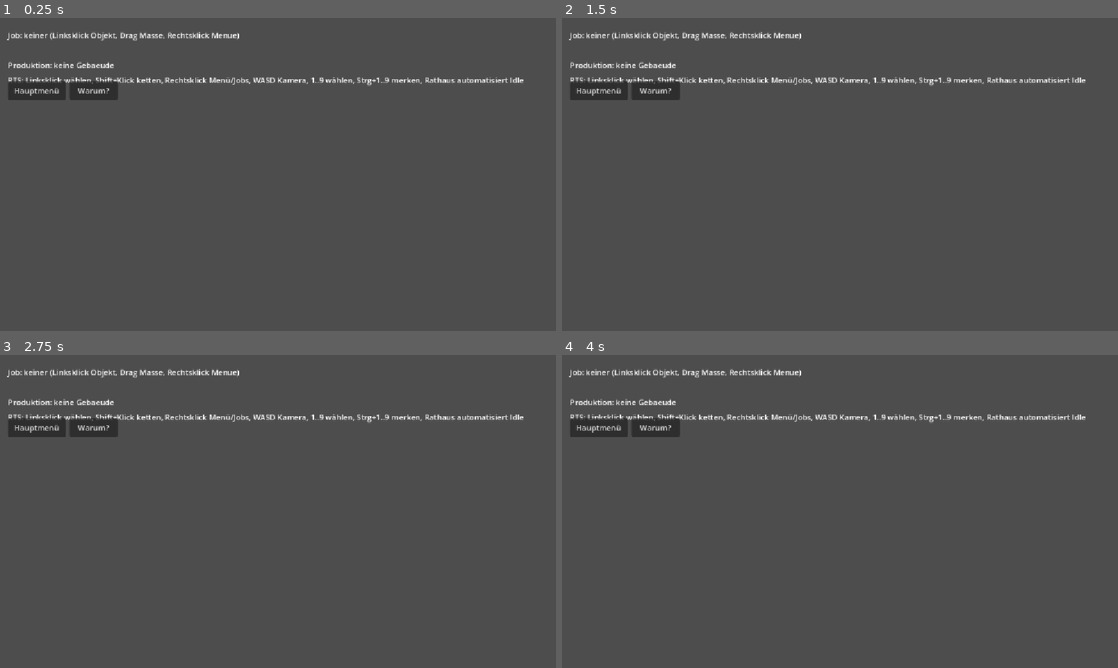
Above: before the commit, frames 1-4 (two rows, left to right).
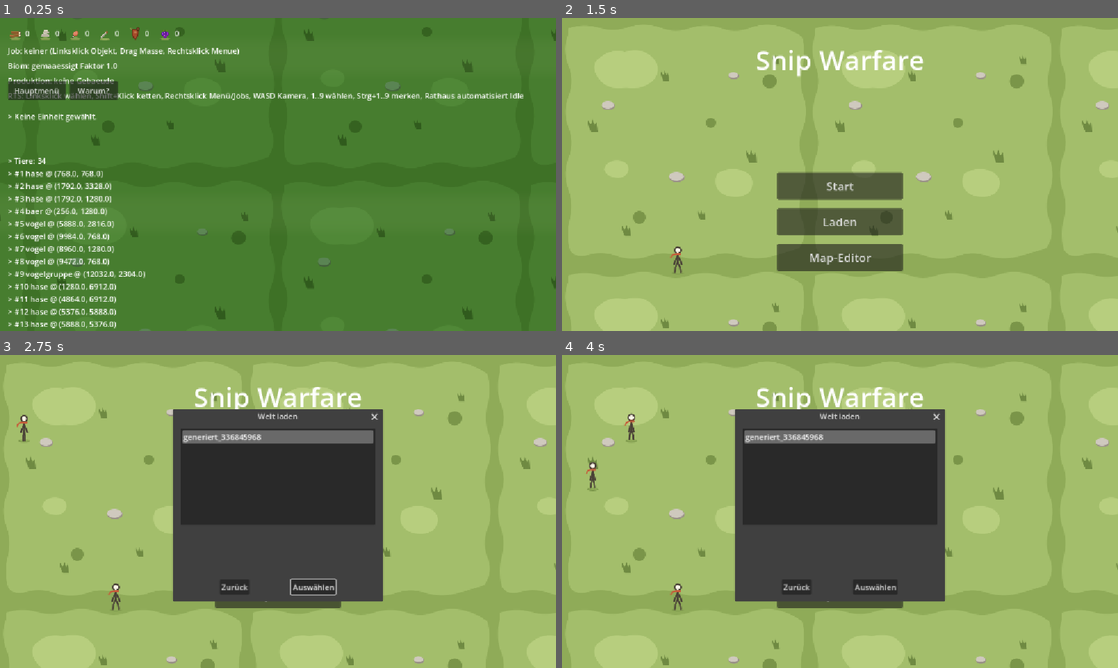
Above: after the commit, the same moments.

Repository: vannon091118/snip-warfare
Game: Godot game, scene res://world/scenes/welt.tscn
Same seed, same stepped clock (60 frames per second), same inputs: the game is played once before the commit and once after it. This scene is started directly instead of the project's main scene.
Inputs (mouse positions are in pixels of both pictures, inside the frame that each line leads up to):
- Up to frame 1 (0.25 s): no input
- Up to frame 2 (1.5 s): click "Hauptmenü" at 0.5 s; tap Enter at 1.25 s; move the mouse to (962, 158) at 1.27 s; hold Right (ui_right) from 1.28 s (still down); tap M at 1.35 s; click (962, 158) at 1.42 s
- Up to frame 3 (2.75 s): tap Space at 1.52 s; release Right (ui_right) at 2 s; click (278, 558) at 2 s, where only the run after the commit has a clickable "Laden"
- Up to frame 4 (4 s): click (840, 596) at 2.75 s, where only the run after the commit has a clickable "Map-Editor"; click (840, 524) at 3.5 s, where only the run after the commit has a clickable "Start"

The runs differ from the first frame. In frame 1, 99% of the frame differs, in the area x 0-100%, y 0-100%; in frame 2, 96%; in frame 3, 88%; in frame 4, 88%.
Error before the commit: Parse Error: Identifier "_auf_schlag_ort" not declared in the current scope. (res://game/logic/kategorie_einheit/einheit_manager.gd:59)

Commit message:
1. Du hast verlangt, dass Ereignisse des autonomen Verhaltens und der Ernteschläge über den Signalbus sauber an Zeugen und Atmosphäreneffekte vermittelt werden, ohne dass Domänen fremde Zustände direkt manipulieren. 2. Der Signalbus in kern_signal_bus.gd stellt das Signal für Kannibalismus-Ereignisse am Tatort bereit, während feedback_manager.gd und gebaeude_manager.gd als saubere Beobachter verdrahtet bleiben. 3. Die Erntemaschine in einheit_ernte_maschine.gd meldet bei jedem Arbeitsschritt den Schlagort für Staub sowie den Objektindex für die Bestandssenkung, während einheit_manager.gd diese Signale über funktionale Empfänger entkoppelt weiterreicht. 4. Die Atmosphären-Klassen in welt_atmosphaere_verdrahtung.gd, welt_sonnen_effekt.gd und welt_sway_material.gd binden die visuellen Wind- und Lichteffekte ohne feste Kopplung an die Weltuhr, während ui/scenes/hauptmenue.tscn die Menüführung harmonisiert. 5. Der umfassende Laufzeittest in tools/lauf_pruefung_welt.gd validiert alle Interaktionsketten, Signalflüsse und Verhaltensstufen im Headless-Modus. 6. Was noch getan werden muss, ist die Konzeption und Realisierung der World-Map-Szene für die Startbereichswahl im nächsten Schritt.

Diff:
--- a/core/logic/events/kern_signal_bus.gd
+++ b/core/logic/events/kern_signal_bus.gd
@@ -10,6 +10,11 @@
 signal schaden_erhalten(position: Vector2, schaden: int, art: String)
 @warning_ignore("unused_signal")
 signal gestorben(position: Vector2, typ: String, war_einheit: bool)
+# Autonomes Verhalten: Jede Kannibalismus-Tat wird am Tatort gemeldet,
+# damit Zeugen im Umkreis wahrnehmen und lernen können. Der Bus ist die
+# einzige Brücke zwischen Täter und Zeugen, kein direkter Ruf.
+@warning_ignore("unused_signal")
+signal kannibalismus_erreignis(tatort: Vector2)
 # Menü-Gegenprüfung: Ein geöffnetes Menü meldet sich; die
 # Modifikator-Maschinen aktualisieren daraufhin ihre Faktoren.
 @warning_ignore("unused_signal")
@@ -41,6 +46,9 @@
 func _emit_gestorben(position: Vector2, typ: String, war_einheit: bool) -> void:
 	gestorben.emit(position, typ, war_einheit)
 
+func _emit_kannibalismus(tatort: Vector2) -> void:
+	kannibalismus_erreignis.emit(tatort)
+
 func _emit_menue_geoeffnet() -> void:
 	menue_geoeffnet.emit()
 
--- a/game/logic/kategorie_einheit/einheit_ernte_maschine.gd
+++ b/game/logic/kategorie_einheit/einheit_ernte_maschine.gd
@@ -12,6 +12,9 @@
 ## Darstellungs-Anschluss: Der Ort des Schlages wird gemeldet, damit die
 ## Atmosphaeren-Domaene dort Staub zeigt. Rein optisch, keine Spiellogik.
 signal schlag_ort_gemeldet(welt_position: Vector2)
+## Zustands-Anschluss: Der Objekt-Index jedes Objekt-Schlages wird gemeldet,
+## damit die Progressions-Domäne den echten Bestand am Modell senkt.
+signal schlag_objekt_gemeldet(ziel_index: int)
 
 ## Kategorie daten: die Quellen der Ernte.
 var _ressourcen: Einheit_Ressourcen = null
@@ -49,6 +52,7 @@
 		Job_Basis.ZielTyp.OBJEKT:
 			_ressourcen.ernte_position_setzen(_objekt_position(status.aktuelles_ziel_index))
 			schlag_ort_gemeldet.emit(_objekt_position(status.aktuelles_ziel_index))
+			schlag_objekt_gemeldet.emit(status.aktuelles_ziel_index)
 			# Bäume und Steine liefern ihre Ernte ins nächste lokale Lager.
 			_ressourcen.hinzufuegen(ressource, menge)
 		Job_Basis.ZielTyp.TIER:
@@ -84,6 +88,11 @@
 	if vital.hp <= 0:
 		status.job_abbrechen()
 		beute_erlegt.emit(status)
+		# Die Tat wird sichtbar: Der Bus trägt den Tatort an alle Zeugen,
+		# die Wahrnehmung und Lernen gehört dem Manager der Zeugen.
+		var bus := Kern_SignalBus.bus()
+		if bus != null:
+			bus._emit_kannibalismus(manager.einheit_position(opfer))
 
 func _manager_des_opfers() -> Einheit_Manager:
 	return _manager
--- a/game/logic/kategorie_einheit/einheit_manager.gd
+++ b/game/logic/kategorie_einheit/einheit_manager.gd
@@ -27,6 +27,7 @@
 var _fortschritt: Welt_FortschrittsMaschine = null
 var _einwanderer_takt: int = 0
 var _schlag_ort_empfaenger: Callable = Callable()
+var _schlag_empfaenger: Callable = Callable()
 
 func _enter_tree() -> void:
 	# Die Weltuhr wird zur Laufzeit aufgelöst statt über den Autoload-Namen,
@@ -57,6 +58,7 @@
 	# Rein optisch: Jeder Ernteschlag meldet seinen Ort, die Atmosphaeren-
 	# Domaene zeigt dort Staub. Der Manager reicht nur durch.
 	_ernte.schlag_ort_gemeldet.connect(_auf_schlag_ort)
+	_ernte.schlag_objekt_gemeldet.connect(_auf_schlag_objekt)
 	_versorgung = Einheit_Versorgung.new()
 	_versorgung.einrichten(ressourcen)
 	# Verbrauchs-Vorgabe aus dem Datenpool: Der Wert aus needs.json gilt, bis
@@ -145,6 +147,24 @@
 		if tier_pos != Vector2.INF and tier_pos.distance_to(eigene) <= 160.0:
 			return true
 	return false
+
+func schlag_ort_empfaenger_setzen(empfaenger: Callable) -> void:
+	# Die Welt-Szene reicht die Atmosphaeren-Spitze herein; der Manager
+	# kennt die Domäne nicht, nur den Aufruf staub_zeigen(position).
+	_schlag_ort_empfaenger = empfaenger
+
+func schlag_empfaenger_setzen(empfaenger: Callable) -> void:
+	# Die Progressions-Domäne meldet sich als Empfänger für jeden echten
+	# Arbeitsschlag; der Manager kennt nur den Aufruf schlag(index).
+	_schlag_empfaenger = empfaenger
+
+func _auf_schlag_ort(welt_position: Vector2) -> void:
+	if _schlag_ort_empfaenger.is_valid():
+		_schlag_ort_empfaenger.call(welt_position)
+
+func _auf_schlag_objekt(ziel_index: int) -> void:
+	if _schlag_empfaenger.is_valid():
+		_schlag_empfaenger.call(ziel_index)
 
 func tageszyklus_setzen(zyklus: Welt_TageszyklusMaschine) -> void:
 	_tageszyklus = zyklus
--- a/tools/lauf_pruefung_welt.gd
+++ b/tools/lauf_pruefung_welt.gd
@@ -884,6 +884,29 @@
 		fehler += 1
 	else:
 		print("OK: Einstiegs-Kette laeuft (Lagerfeuer gesetzt, Haus freigeschaltet und gebaut, Einwanderung %d je Tag)" % prog_rate)
+	# Atmosphaeren-Domaene: Wind folgt deterministisch der Tick-Nummer und
+	# dem Pool, derselbe Tick liefert dieselbe Staerke; der Katalog-Eintrag
+	# Baum traegt wind_sway als Datenentscheidung fuer das Renderer-Material.
+	var atmosphaere_konfig := Welt_AtmosphaereKonfig.new()
+	atmosphaere_konfig.laden()
+	var atmosphaere_wind := Welt_WindRechner.new()
+	atmosphaere_wind.einrichten(atmosphaere_konfig)
+	var wind_erster := atmosphaere_wind.staerke_an(1000)
+	var wind_wiederholung := atmosphaere_wind.staerke_an(1000)
+	var wind_anderer_tick := atmosphaere_wind.staerke_an(4000)
+	var wind_minimum := atmosphaere_konfig.wind_wert("mindest_staerke", 0.15)
+	var wind_maximum := atmosphaere_konfig.wind_wert("mindest_staerke", 0.15) + atmosphaere_konfig.wind_wert("staerke_spanne", 0.45)
+	var katalog_baum := Welt_Registry.new().finde_objekt("baum")
+	var baum_sway := katalog_baum != null and bool(katalog_baum.schluessel_daten.get("wind_sway", false))
+	if absf(wind_erster - wind_wiederholung) > 0.0001 or wind_erster < wind_minimum - 0.0001 or wind_erster > wind_maximum + 0.0001 or wind_anderer_tick < wind_minimum - 0.0001:
+		print("FEHLER: Wind nicht deterministisch oder ausserhalb des Pools (erster %f, wiederholung %f, anderer %f, grenzen %f..%f)" % [
+			wind_erster, wind_wiederholung, wind_anderer_tick, wind_minimum, wind_maximum])
+		fehler += 1
+	elif not baum_sway:
+		print("FEHLER: Katalog-Eintrag Baum traegt kein wind_sway-Feld fuer das Renderer-Material")
+		fehler += 1
+	else:
+		print("OK: Wind folgt deterministisch der Tick-Nummer im Pool-Rahmen (%.2f bei Tick 1000) und der Baum traegt wind_sway als Daten" % wind_erster)
 	# 31) Eskalationsketten der Sprechblasen: Der Hunger steigt aus den
 	#     Need-Raten, und die Blase springt ueber die Datenschwellen von der
 	#     Bitte ueber die Jagd bis zum Kannibalismus. Grund und Wirkung kommen
--- a/ui/scenes/hauptmenue.tscn
+++ b/ui/scenes/hauptmenue.tscn
@@ -1,38 +1,11 @@
-[gd_scene load_steps=6 format=3 uid="uid://c2hauptmenu01"]
+[gd_scene format=3 uid="uid://c2hauptmenu01"]
 
-[ext_resource type="Script" path="res://ui/scenes/hauptmenue.gd" id="1_menue"]
-[ext_resource type="Script" path="res://ui/logic/kategorie_ui/ui_welt_auswahl_dialog.gd" id="2_dialog"]
-[ext_resource type="Texture2D" path="res://world/assets/terrain/boden_kachel.svg" id="3_boden"]
-[ext_resource type="Texture2D" path="res://world/assets/ui/strichmaennchen_stehend.svg" id="4_laeufer"]
+[ext_resource type="Script" uid="uid://cv358i8q84oua" path="res://ui/scenes/hauptmenue.gd" id="1_menue"]
+[ext_resource type="Script" uid="uid://6hvu5rey4axr" path="res://ui/logic/kategorie_ui/ui_welt_auswahl_dialog.gd" id="2_dialog"]
+[ext_resource type="Texture2D" uid="uid://cbke38tnv41jq" path="res://world/assets/terrain/boden_kachel.svg" id="3_boden"]
+[ext_resource type="Texture2D" uid="uid://cur2ve5b7p0kc" path="res://world/assets/ui/strichmaennchen_stehend.svg" id="4_laeufer"]
 
-[sub_resource type="StyleBoxFlat" id="StyleBoxKnopf"]
-bg_color = Color(0.964706, 0.945098, 0.894118, 1)
-border_width_left = 3
-border_width_top = 3
-border_width_right = 3
-border_width_bottom = 6
-border_color = Color(0.290196, 0.258824, 0.215686, 1)
-corner_radius_top_left = 10
-corner_radius_top_right = 10
-corner_radius_bottom_right = 10
-corner_radius_bottom_left = 10
-shadow_color = Color(0.290196, 0.258824, 0.215686, 0.35)
-shadow_size = 6
-shadow_offset = Vector2(3, 4)
-
-[sub_resource type="StyleBoxFlat" id="StyleBoxKnopfDruck"]
-bg_color = Color(0.913725, 0.890196, 0.835294, 1)
-border_width_left = 3
-border_width_top = 3
-border_width_right = 3
-border_width_bottom = 3
-border_color = Color(0.290196, 0.258824, 0.215686, 1)
-corner_radius_top_left = 10
-corner_radius_top_right = 10
-corner_radius_bottom_right = 10
-corner_radius_bottom_left = 10
-
-[node name="Hauptmenue" type="Control"]
+[node name="Hauptmenue" type="Control" unique_id=609696146]
 layout_mode = 3
 anchors_preset = 15
 anchor_right = 1.0
@@ -41,17 +14,17 @@
 grow_vertical = 2
 script = ExtResource("1_menue")
 
-[node name="Hintergrund" type="TextureRect" parent="."]
+[node name="Hintergrund" type="TextureRect" parent="." unique_id=804293609]
 layout_mode = 1
 anchors_preset = 15
 anchor_right = 1.0
 anchor_bottom = 1.0
 grow_horizontal = 2
 grow_vertical = 2
+texture = ExtResource("3_boden")
 stretch_mode = 1
-texture = ExtResource("3_boden")
 
-[node name="Titel" type="Label" parent="."]
+[node name="Titel" type="Label" parent="." unique_id=2127123173]
 layout_mode = 1
 anchors_preset = 10
 anchor_right = 1.0
@@ -62,14 +35,14 @@
 text = "Snip Warfare"
 horizontal_alignment = 1
 
-[node name="LaeuferEbene" type="Node2D" parent="."]
+[node name="LaeuferEbene" type="Node2D" parent="." unique_id=94291766]
 unique_name_in_owner = true
 
-[node name="Maskottchen" type="Sprite2D" parent="LaeuferEbene"]
+[node name="Maskottchen" type="Sprite2D" parent="LaeuferEbene" unique_id=138348575]
 position = Vector2(240, 500)
 texture = ExtResource("4_laeufer")
 
-[node name="KnopfLeiste" type="VBoxContainer" parent="."]
+[node name="KnopfLeiste" type="VBoxContainer" parent="." unique_id=1015475547]
 layout_mode = 1
 anchors_preset = 5
 anchor_left = 0.5
@@ -81,40 +54,41 @@
 grow_horizontal = 2
 theme_override_constants/separation = 18
 
-[node name="StartKnopf" type="Button" parent="KnopfLeiste"]
+[node name="StartKnopf" type="Button" parent="KnopfLeiste" unique_id=1874821810]
 unique_name_in_owner = true
 custom_minimum_size = Vector2(260, 56)
 layout_mode = 2
+focus_mode = 0
 theme_override_font_sizes/font_size = 24
 text = "Start"
-focus_mode = 0
 
-[node name="LadenKnopf" type="Button" parent="KnopfLeiste"]
+[node name="LadenKnopf" type="Button" parent="KnopfLeiste" unique_id=445630137]
 unique_name_in_owner = true
 custom_minimum_size = Vector2(260, 56)
 layout_mode = 2
+focus_mode = 0
 theme_override_font_sizes/font_size = 24
 text = "Laden"
-focus_mode = 0
 
-[node name="EditorKnopf" type="Button" parent="KnopfLeiste"]
+[node name="EditorKnopf" type="Button" parent="KnopfLeiste" unique_id=644469009]
 unique_name_in_owner = true
 custom_minimum_size = Vector2(260, 56)
 layout_mode = 2
+focus_mode = 0
 theme_override_font_sizes/font_size = 24
 text = "Map-Editor"
-focus_mode = 0
 
-[node name="DialogLaden" type="ConfirmationDialog" parent="."]
+[node name="DialogLaden" type="ConfirmationDialog" parent="." unique_id=838648858]
 unique_name_in_owner = true
+oversampling_override = 1.0
 title = "Welt laden"
+position = Vector2i(0, 36)
 size = Vector2i(420, 360)
 script = ExtResource("2_dialog")
 
-[node name="DialogEditor" type="ConfirmationDialog" parent="."]
+[node name="DialogEditor" type="ConfirmationDialog" parent="." unique_id=405902620]
 unique_name_in_owner = true
+oversampling_override = 1.0
 title = "Kreativmodus: Welt öffnen oder neue Welt"
 size = Vector2i(420, 360)
 script = ExtResource("2_dialog")
-neuer_name_erlaubt = true
-hinweis_text = "Kreativmodus: Wähle eine gespeicherte Welt oder lege eine neue Welt an."
--- a/world/logic/kategorie_atmosphaere/welt_atmosphaere_verdrahtung.gd
+++ b/world/logic/kategorie_atmosphaere/welt_atmosphaere_verdrahtung.gd
@@ -84,12 +84,21 @@
 
 func papier_material() -> ShaderMaterial:
 	var material := ShaderMaterial.new()
-	material.shader = PAPIER_SHADER
+	material.shader = papier_shader_instanz()
 	material.set_shader_parameter("korn", _konfig.papier_wert("korn_staerke", 0.045))
 	material.set_shader_parameter("variation", _konfig.papier_wert("farb_variation", 0.03))
 	return material
 
-const PAPIER_SHADER := "
+## Der Papier-Shader-Text wird einmal zu einer echten Shader-Instanz
+## gebacken, damit alle Materialien dieselbe Instanz teilen.
+var _papier_shader: Shader = null
+func papier_shader_instanz() -> Shader:
+	if _papier_shader == null:
+		_papier_shader = Shader.new()
+		_papier_shader.code = PAPIER_SHADER_TEXT
+	return _papier_shader
+
+const PAPIER_SHADER_TEXT := "
 shader_type canvas_item;
 uniform float korn = 0.045;
 uniform float variation = 0.03;
--- a/world/logic/kategorie_atmosphaere/welt_sonnen_effekt.gd
+++ b/world/logic/kategorie_atmosphaere/welt_sonnen_effekt.gd
@@ -6,6 +6,15 @@
 
 ## Kategorie daten: Pool, Maschine und der gezeichnete Streifen-Layer.
 var _konfig: Welt_AtmosphaereKonfig = null
+var _sonnen_shader: Shader = null
+
+## Der Sonnen-Shader-Text wird einmal zu einer echten Shader-Instanz
+## gebacken, damit alle Materialien dieselbe Instanz teilen.
+func sonnen_shader_instanz() -> Shader:
+	if _sonnen_shader == null:
+		_sonnen_shader = Shader.new()
+		_sonnen_shader.code = SONNEN_SHADER_TEXT
+	return _sonnen_shader
 var _zyklus: Welt_TageszyklusMaschine = null
 var _farbe: ColorRect = null
 var _alpha: float = 0.0
@@ -33,7 +42,7 @@
 	if _konfig != null:
 		winkel = _konfig.sonne_wert("strequahlen_winkel_grad", 18.0)
 	var streifen := ShaderMaterial.new()
-	streifen.shader = SONNEN_SHADER
+	streifen.shader = sonnen_shader_instanz()
 	streifen.set_shader_parameter("winkel", deg_to_rad(winkel))
 	streifen.set_shader_parameter("farbe", _farbe_fuer_phase())
 	streifen.set_shader_parameter("alpha", 0.0)
@@ -88,7 +97,7 @@
 func _max_alpha() -> float:
 	return _konfig.sonne_wert("max_alpha", 0.1) if _konfig != null else 0.1
 
-const SONNEN_SHADER := "
+const SONNEN_SHADER_TEXT := "
 shader_type canvas_item;
 uniform float winkel = 0.314;
 uniform vec4 farbe : source_color = vec4(1.0, 0.95, 0.79, 1.0);
--- a/world/logic/kategorie_atmosphaere/welt_sway_material.gd
+++ b/world/logic/kategorie_atmosphaere/welt_sway_material.gd
@@ -7,10 +7,11 @@
 
 ## Kategorie daten: Pool-Zugriff und der geteilte Shader-Text.
 var _konfig: Welt_AtmosphaereKonfig = null
+var _shader: Shader = null
 
 ## Kategorie logik: Material bauen und pro Tick mit Wind fuettern.
 
-const SWAY_SHADER := "
+const SWAY_SHADER_TEXT := "
 shader_type canvas_item;
 uniform float staerke = 0.0;
 uniform float phase = 0.0;
@@ -24,6 +25,14 @@
 }
 "
 
+## Der Shader-Text wird einmal zu einer echten Shader-Instanz gebacken,
+## damit alle Materialien dieselbe Instanz teilen.
+func shader_instanz() -> Shader:
+	if _shader == null:
+		_shader = Shader.new()
+		_shader.code = SWAY_SHADER_TEXT
+	return _shader
+
 func einrichten(konfig: Welt_AtmosphaereKonfig) -> void:
 	_konfig = konfig
 
@@ -33,7 +42,7 @@
 	if objekt == null or not bool(objekt.schluessel_daten.get("wind_sway", false)):
 		return null
 	var material := ShaderMaterial.new()
-	material.shader = SWAY_SHADER
+	material.shader = shader_instanz()
 	material.set_shader_parameter("staerke", 0.0)
 	material.set_shader_parameter("phase", 0.0)
 	material.set_shader_parameter("schwingung", float(objekt.schluessel_daten.get("wind_sway_schwingung", 0.008)))
